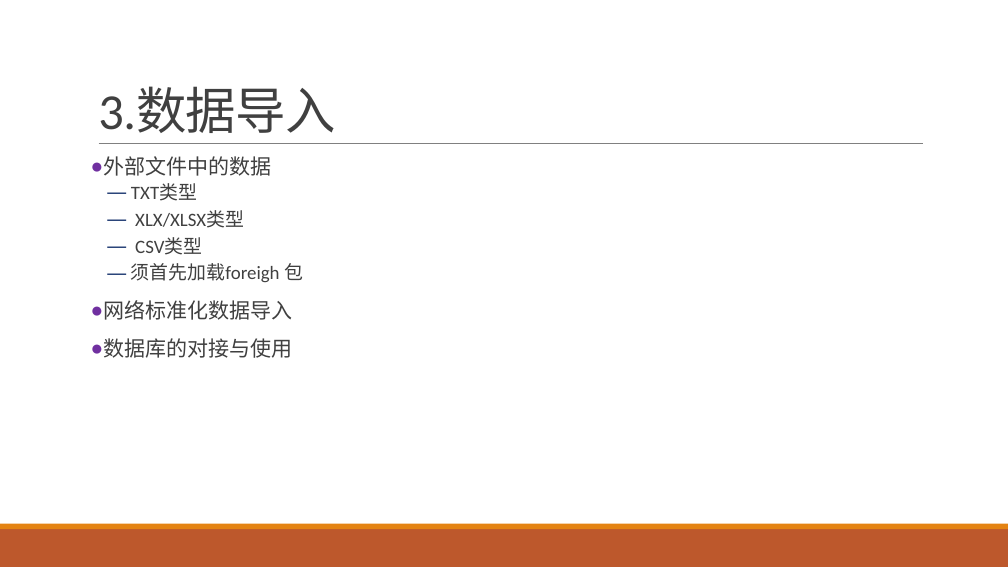
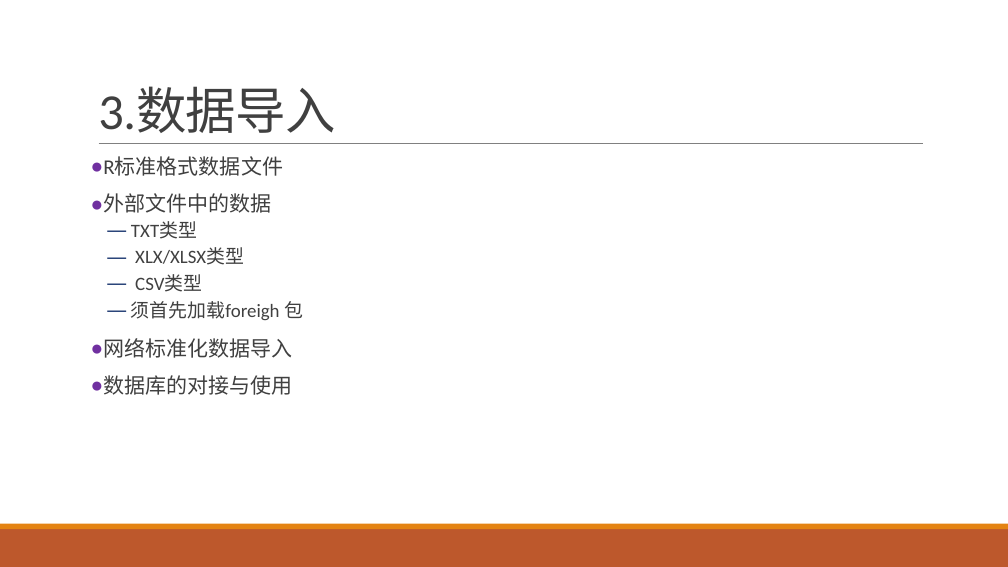
Before and after one commit to exoplanetX/DataAnalytics, a slide deck: slide 23 of 实验2-变量-导入和包.pptx. Drawn at 1008x567 pixels with LibreOffice and Linux fonts; fonts in the diff are those of the drawing. Boxes give left, top, right and bottom in pixels: in the first picture for what was removed or moved away, otherwise in the second. Text is boxed around its words. In the diff, an @@ line names an element or a change of style, - is before the commit and + after.

Commit message:
Add files via upload
增加一种R语言的数据保存格式，添加说明

```diff
--- a/实验2-变量-导入和包.pptx
+++ b/实验2-变量-导入和包.pptx
@@ text at (103, 157, 283, 176): paragraph added @@
+● R标准格式数据文件
```
Also in this commit, not shown: 1 other slide changed, 1 slide added.
